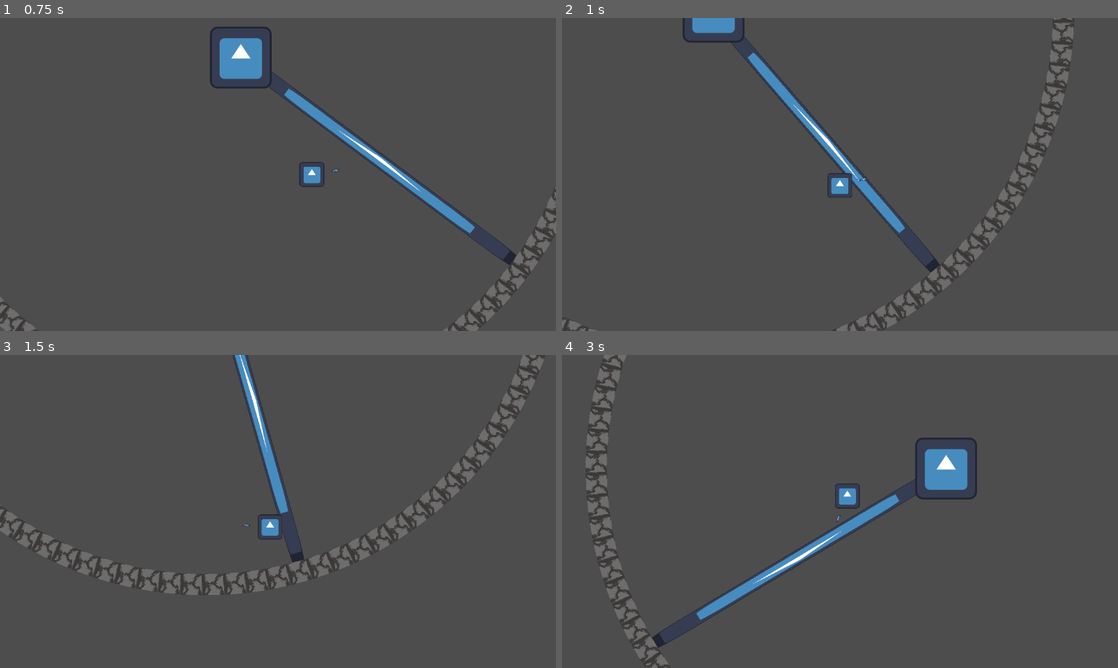
Above: before the commit, frames 1-4 (two rows, left to right).
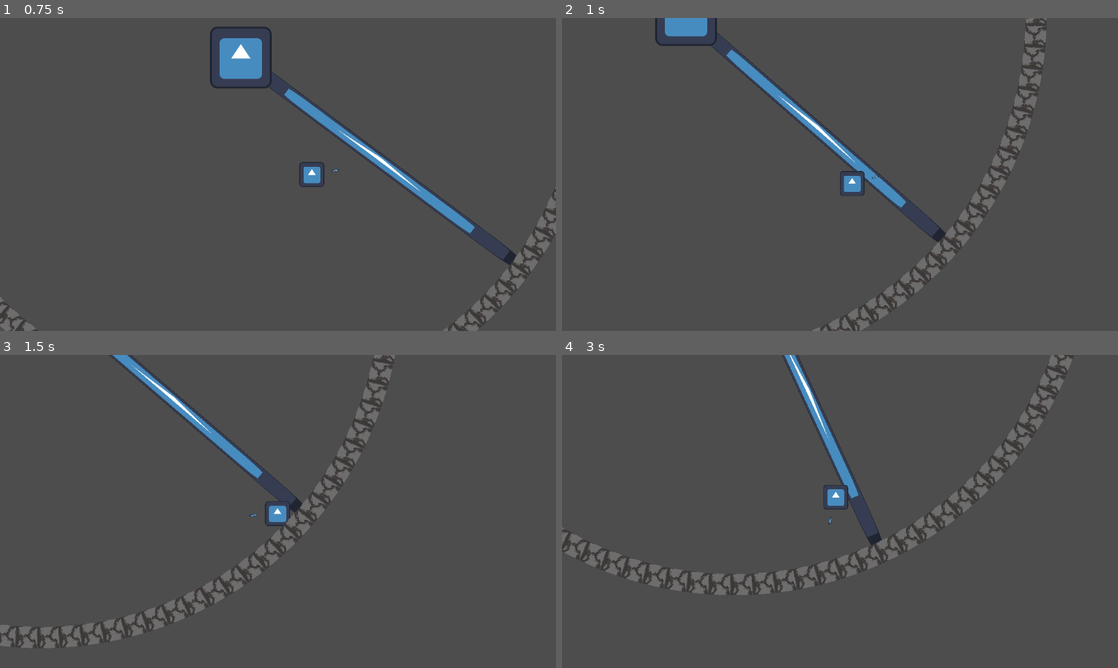
Above: after the commit, the same moments.

Repository: hsandt/boss-rush-jam-2025
Game: Godot game, scene res://scenes/worlds/boss_stage1_level_test.tscn
Two runs of this game, one before a commit and one after it. Both use one fixed random seed, a clock stepped at 60 frames per second and the inputs below. This scene is started directly instead of the project's main scene. The engine's default icon, where the game draws it, is replaced by a stand-in: a white triangle on a blue panel in a dark square.
Inputs (mouse positions are in pixels of both pictures, inside the frame that each line leads up to):
- Up to frame 1 (0.75 s): move the mouse to (400, 158) at 0.52 s; hold D (right) from 0.53 s (still down); tap Space (dash) at 0.6 s
- Up to frame 2 (1 s): keep holding D (right); click (962, 158) at 0.8 s
- Up to frame 3 (1.5 s): move the mouse to (166, 527) at 1.27 s; release D (right) at 1.28 s; hold S (down) from 1.28 s (still down); click (166, 527) at 1.35 s
- Up to frame 4 (3 s): tap Space (dash) at 1.55, 2.1 s; move the mouse to (895, 442) at 2.02 s; release S (down) at 2.03 s; hold D (right) 2.03-2.78 s; click (895, 442) at 2.3 s; move the mouse to (812, 574) at 2.77 s; hold W (up) from 2.78 s (still down); click (812, 574) at 2.85 s

Frame 1 is identical in both runs. In frame 2, 7.4% of the frame differs, in the area x 0-92%, y 0-100%; in frame 3, 8.9%; in frame 4, 9.1%.

Commit message:
added arm stagger + direction reversal behaviour

Diff:
--- a/scenes/bosses/susan_boss.gd
+++ b/scenes/bosses/susan_boss.gd
@@ -1,14 +1,74 @@
 extends Node2D
 
-## Arm roattion speed. Use degres in editor
+## Arm roation speed
 @export_range(0, 360, 0.1, "radians_as_degrees") var arm_speed := deg_to_rad(50.0)
 ## 1.0: clockwise, -1.0: anticlockwise
 @export_range(-1.0, 1.0) var arm_rotation_modifier := 1.0
+@export_group("ArmStagger")
+@export var arm_stagger_time: = 1.0
+@export var enable_arm_shake_on_hit: = true
+@export var arm_shake_offset := 1.0
+@export var arm_shake_freq := 10.0
+@export var force_stop_arm := false
+
+@onready var arm_stagger_timer:Timer = $Timers/Arm/Stagger
+
+func _ready():
+	arm_stagger_timer.wait_time = arm_stagger_time
 
 func _physics_process(delta):
 
-	rotate_arm(delta)
+	if not is_arm_staggered():
+		rotate_arm(delta)
+
+	# TODO placeholder for testing:
+	# to be removed later
+	if Input.is_action_just_pressed("shoot"):
+		provoke_arm_rotation_direction_reversal()
 
 ## rotates arm
 func rotate_arm(delta):
 	$Arm.rotate(arm_speed * arm_rotation_modifier * delta)
+
+func shake_arm():
+	var tween = create_tween()
+	tween.set_trans(Tween.TRANS_SINE)
+	tween.set_ease(Tween.EASE_IN_OUT)
+
+	for i in range(arm_shake_freq):
+		var angle_offset = randf_range(-1.0, 1.0) * 0.016 * arm_shake_offset
+		tween.tween_property($Arm, "rotation", $Arm.rotation+angle_offset, arm_stagger_time / arm_shake_freq)
+
+func provoke_arm_rotation_direction_reversal():
+	#TODO check when player dashes through the arm
+	#reverse direction
+	arm_rotation_modifier *= -1
+	$Arm/AnimationPlayer.play("reverse_direction")
+
+func is_arm_staggered():
+	return not arm_stagger_timer.is_stopped() or force_stop_arm
+
+func set_arm_modifier(value:float):
+	arm_rotation_modifier = sigmoid(arm_rotation_modifier) * value
+
+func reset_arm_modifier():
+	arm_rotation_modifier = sigmoid(arm_rotation_modifier)
+
+func _on_player_hurt_area_body_entered(_body):
+	print("player hit arm")
+	# TODO make the player take damage, knockback & stagger
+	#body.stagger()
+	#screen shake
+	arm_stagger_timer.start()
+	if enable_arm_shake_on_hit:
+		shake_arm()
+	$Arm/AnimationPlayer.play("RESET")
+
+## sigmoid math function
+func sigmoid(value:float) -> float:
+	if value > 0.0:
+		return 1.0
+	elif value < 0.0:
+		return -1.0
+	else:
+		return 0.0
--- a/scenes/bosses/susan_boss.tscn
+++ b/scenes/bosses/susan_boss.tscn
@@ -8,6 +8,74 @@
 
 [sub_resource type="RectangleShape2D" id="RectangleShape2D_6qy3s"]
 size = Vector2(700, 32)
+
+[sub_resource type="Animation" id="Animation_mvfjs"]
+resource_name = "reverse_direction"
+step = 0.1
+tracks/0/type = "value"
+tracks/0/imported = false
+tracks/0/enabled = true
+tracks/0/path = NodePath("..:force_stop_arm")
+tracks/0/interp = 1
+tracks/0/loop_wrap = true
+tracks/0/keys = {
+"times": PackedFloat32Array(0, 0.3),
+"transitions": PackedFloat32Array(1, 1),
+"update": 1,
+"values": [true, false]
+}
+tracks/1/type = "method"
+tracks/1/imported = false
+tracks/1/enabled = true
+tracks/1/path = NodePath("..")
+tracks/1/interp = 1
+tracks/1/loop_wrap = true
+tracks/1/keys = {
+"times": PackedFloat32Array(0.3, 1),
+"transitions": PackedFloat32Array(1, 1),
+"values": [{
+"args": [2.5],
+"method": &"set_arm_modifier"
+}, {
+"args": [],
+"method": &"reset_arm_modifier"
+}]
+}
+
+[sub_resource type="Animation" id="Animation_gtlra"]
+length = 0.001
+tracks/0/type = "value"
+tracks/0/imported = false
+tracks/0/enabled = true
+tracks/0/path = NodePath("..:force_stop_arm")
+tracks/0/interp = 1
+tracks/0/loop_wrap = true
+tracks/0/keys = {
+"times": PackedFloat32Array(0),
+"transitions": PackedFloat32Array(1),
+"update": 1,
+"values": [false]
+}
+tracks/1/type = "method"
+tracks/1/imported = false
+tracks/1/enabled = true
+tracks/1/path = NodePath("..")
+tracks/1/interp = 1
+tracks/1/loop_wrap = true
+tracks/1/keys = {
+"times": PackedFloat32Array(0),
+"transitions": PackedFloat32Array(1),
+"values": [{
+"args": [],
+"method": &"reset_arm_modifier"
+}]
+}
+
+[sub_resource type="AnimationLibrary" id="AnimationLibrary_cl2hy"]
+_data = {
+"RESET": SubResource("Animation_gtlra"),
+"reverse_direction": SubResource("Animation_mvfjs")
+}
 
 [sub_resource type="RectangleShape2D" id="RectangleShape2D_26o4r"]
 size = Vector2(128, 128)
@@ -36,6 +104,11 @@
 shape = SubResource("RectangleShape2D_6qy3s")
 debug_color = Color(0.667676, 0.497508, 0.324431, 0.42)
 
+[node name="AnimationPlayer" type="AnimationPlayer" parent="Arm"]
+libraries = {
+"": SubResource("AnimationLibrary_cl2hy")
+}
+
 [node name="Head" type="StaticBody2D" parent="."]
 collision_layer = 12
 
@@ -44,3 +117,12 @@
 
 [node name="CollisionShape2D" type="CollisionShape2D" parent="Head"]
 shape = SubResource("RectangleShape2D_26o4r")
+
+[node name="Timers" type="Node" parent="."]
+
+[node name="Arm" type="Node" parent="Timers"]
+
+[node name="Stagger" type="Timer" parent="Timers/Arm"]
+one_shot = true
+
+[connection signal="body_entered" from="Arm/PlayerHurtArea" to="." method="_on_player_hurt_area_body_entered"]
Not shown: 1 places in scenes/bosses/susan_boss.tscn that only renumber resources
